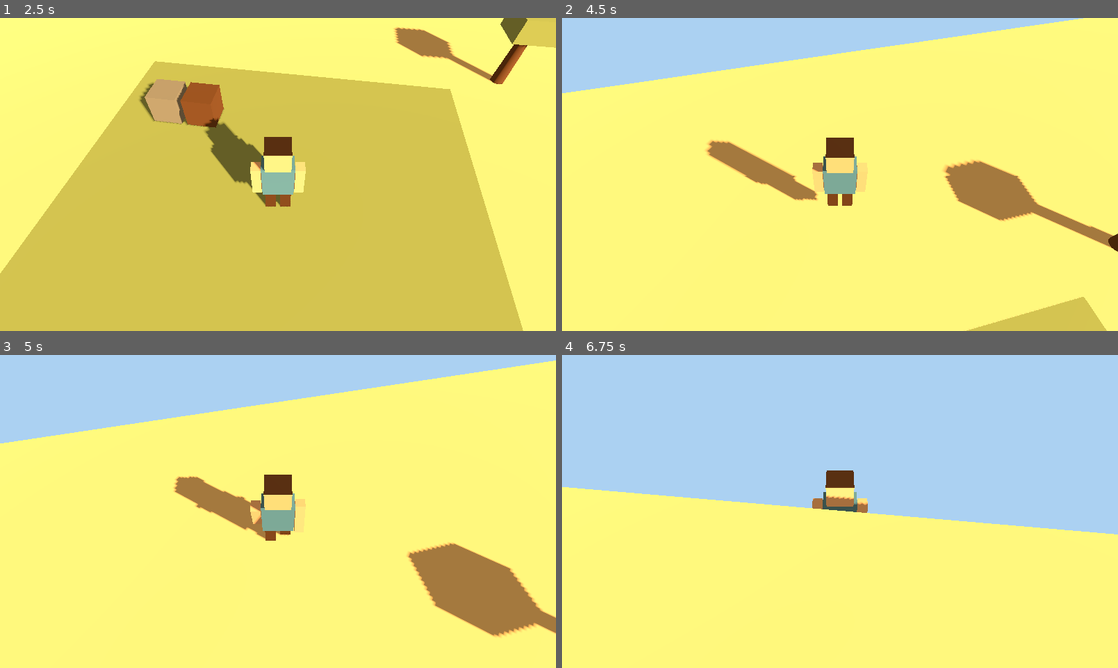
Above: before the commit, frames 1-4 (two rows, left to right).
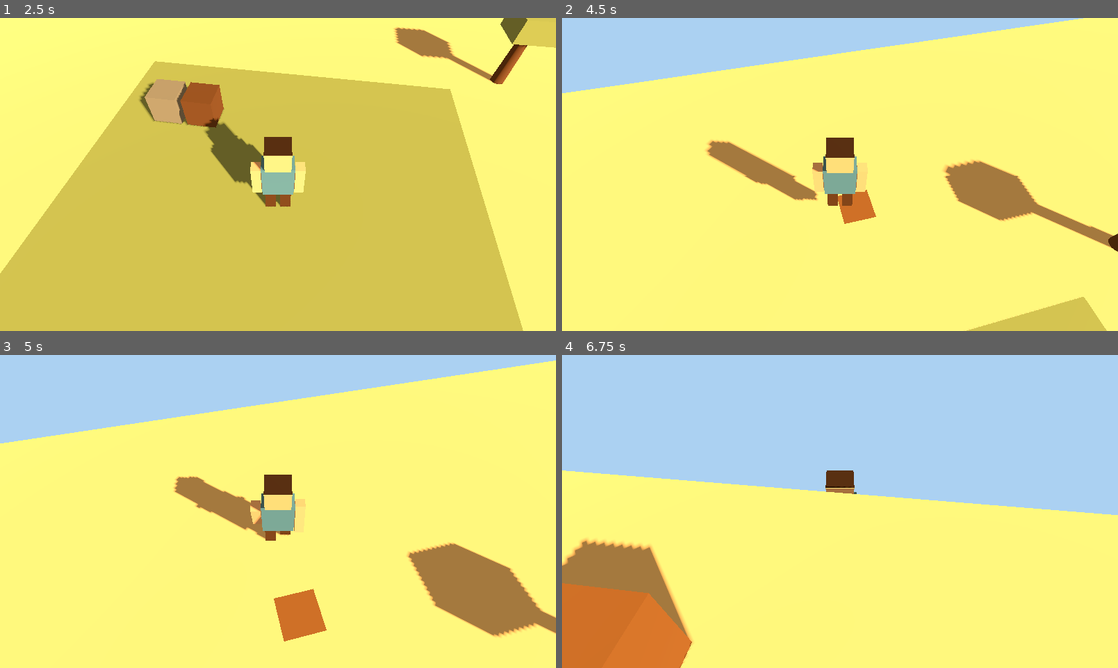
Above: after the commit, the same moments.

Repository: Luizgjunior/pequenosconstrutores
Game: Godot game, scene res://scenes/Main.tscn
The game is run twice, just before and just after one commit, with the same random seed, the same clock (stepped at 60 frames per second) and the same inputs.
Inputs (mouse positions are in pixels of both pictures, inside the frame that each line leads up to):
- Up to frame 1 (2.5 s): click "Novo Jogo" at 0.5 s; move the mouse to (305, 174) at 1.27 s; press the mouse at (305, 174) at 1.28 s; hold W (move_forward) from 1.28 s (still down); tap Space (jump) at 1.52, 2.27 s; right-click (305, 174) at 1.55 s; move the mouse to (250, 174) at 2.02 s; release the mouse at (250, 174) at 2.03 s; right-click (250, 174) at 2.1 s; click (250, 174) at 2.3 s
- Up to frame 2 (4.5 s): keep holding W (move_forward); move the mouse to (851, 168) at 2.77 s; press the mouse at (851, 168) at 2.78 s; right-click (851, 168) at 3.05 s; move the mouse to (834, 180) at 3.52 s; release the mouse at (834, 180) at 3.53 s; right-click (834, 180) at 3.6 s; tap Space (jump) at 3.77 s; click (834, 180) at 3.8 s; move the mouse to (878, 177) at 4.27 s; press the mouse at (878, 177) at 4.28 s
- Up to frame 3 (5 s): keep holding W (move_forward); tap Space (jump) at 4.52 s; right-click (316, 514) at 4.55 s
- Up to frame 4 (6.75 s): move the mouse to (795, 508) at 5.02 s; release the mouse at (795, 508) at 5.03 s; right-click (795, 508) at 5.1 s; tap Space (jump) at 5.27 s; click (795, 508) at 5.3 s; move the mouse to (845, 511) at 5.77 s; press the mouse at (845, 511) at 5.78 s; right-click (845, 511) at 6.05 s; move the mouse to (817, 505) at 6.52 s; release W (move_forward) at 6.53 s; release the mouse at (817, 505) at 6.53 s; hold D (move_right) from 6.53 s (still down); right-click (817, 505) at 6.6 s

Frame 1 is identical in both runs. In frame 2, 0.4% of the frame differs, in the area x 49-57%, y 54-66%; in frame 3, 1.1%; in frame 4, 14%, in the area x 0-100%, y 36-100%.

Commit message:
Adiciona sistema basico de blocos

Diff:
--- a/scenes/Game.tscn
+++ b/scenes/Game.tscn
@@ -1,8 +1,9 @@
-[gd_scene load_steps=4 format=3]
+[gd_scene load_steps=5 format=3]
 
 [ext_resource type="Script" path="res://scripts/Game.gd" id="1_game"]
 [ext_resource type="PackedScene" path="res://scenes/world/World.tscn" id="2_world"]
 [ext_resource type="PackedScene" path="res://scenes/player/Player.tscn" id="3_player"]
+[ext_resource type="Script" path="res://scripts/blocks/BlockBuilder.gd" id="4_block_builder"]
 
 [node name="Game" type="Node3D"]
 script = ExtResource("1_game")
@@ -11,3 +12,8 @@
 
 [node name="Player" parent="." instance=ExtResource("3_player")]
 transform = Transform3D(1, 0, 0, 0, 1, 0, 0, 0, 1, 0, 1.2, 6)
+
+[node name="BlockBuilder" type="Node3D" parent="."]
+script = ExtResource("4_block_builder")
+
+[node name="PlacedBlocks" type="Node3D" parent="BlockBuilder"]
--- /dev/null
+++ b/scripts/blocks/BlockBuilder.gd
@@ -0,0 +1,126 @@
+extends Node3D
+
+
+const BLOCK_SIZE := 1.0
+const GROUND_TOP_Y := 0.2
+const MAX_BUILD_DISTANCE := 18.0
+const BUILD_LIMIT := 16.0
+
+@onready var placed_blocks_root: Node3D = $PlacedBlocks
+
+var block_mesh := BoxMesh.new()
+var block_shape := BoxShape3D.new()
+var block_material := StandardMaterial3D.new()
+var player: CharacterBody3D
+var camera: Camera3D
+
+
+func _ready() -> void:
+	player = get_node_or_null("../Player") as CharacterBody3D
+	if player != null:
+		camera = player.get_node_or_null("CameraPivot/Camera3D") as Camera3D
+
+	block_mesh.size = Vector3.ONE * BLOCK_SIZE
+	block_shape.size = Vector3.ONE * BLOCK_SIZE
+	block_material.albedo_color = Color(0.45, 0.27, 0.12, 1)
+	block_material.roughness = 0.9
+
+
+func _unhandled_input(event: InputEvent) -> void:
+	if event.is_action_pressed("place_block"):
+		place_block_from_camera()
+		get_viewport().set_input_as_handled()
+	elif event.is_action_pressed("remove_block"):
+		remove_block_from_camera()
+		get_viewport().set_input_as_handled()
+
+
+func place_block_from_camera() -> void:
+	var hit := _raycast_from_camera()
+	if hit.is_empty():
+		return
+
+	var block_position := _get_place_position(hit)
+	if not _can_place_at(block_position):
+		return
+
+	var block := StaticBody3D.new()
+	block.name = "WoodBlock"
+	block.position = block_position
+	block.add_to_group("placed_blocks")
+
+	var collision := CollisionShape3D.new()
+	collision.shape = block_shape
+	block.add_child(collision)
+
+	var mesh_instance := MeshInstance3D.new()
+	mesh_instance.mesh = block_mesh
+	mesh_instance.material_override = block_material
+	block.add_child(mesh_instance)
+
+	placed_blocks_root.add_child(block)
+
+
+func remove_block_from_camera() -> void:
+	var hit := _raycast_from_camera()
+	if hit.is_empty():
+		return
+
+	var collider := hit.get("collider") as Node
+	if collider != null and collider.is_in_group("placed_blocks"):
+		collider.queue_free()
+
+
+func _raycast_from_camera() -> Dictionary:
+	if camera == null:
+		return {}
+
+	var viewport_size := get_viewport().get_visible_rect().size
+	var screen_center := viewport_size * 0.5
+	var ray_origin := camera.project_ray_origin(screen_center)
+	var ray_end := ray_origin + camera.project_ray_normal(screen_center) * MAX_BUILD_DISTANCE
+
+	var query := PhysicsRayQueryParameters3D.create(ray_origin, ray_end)
+	if player != null:
+		query.exclude = [player.get_rid()]
+
+	return get_world_3d().direct_space_state.intersect_ray(query)
+
+
+func _get_place_position(hit: Dictionary) -> Vector3:
+	var hit_position := hit["position"] as Vector3
+	var hit_normal := hit["normal"] as Vector3
+	var collider := hit["collider"] as Node
+	var target_position := hit_position
+
+	if collider != null and collider.is_in_group("placed_blocks") and collider is Node3D:
+		target_position = (collider as Node3D).global_position + hit_normal * BLOCK_SIZE
+
+	return _snap_to_block_grid(target_position)
+
+
+func _snap_to_block_grid(world_position: Vector3) -> Vector3:
+	var first_block_center_y := GROUND_TOP_Y + BLOCK_SIZE * 0.5
+	return Vector3(
+		round(world_position.x / BLOCK_SIZE) * BLOCK_SIZE,
+		first_block_center_y + round((world_position.y - first_block_center_y) / BLOCK_SIZE) * BLOCK_SIZE,
+		round(world_position.z / BLOCK_SIZE) * BLOCK_SIZE
+	)
+
+
+func _can_place_at(block_position: Vector3) -> bool:
+	if abs(block_position.x) > BUILD_LIMIT or abs(block_position.z) > BUILD_LIMIT:
+		return false
+
+	for block in placed_blocks_root.get_children():
+		if block is Node3D and block.position.distance_squared_to(block_position) < 0.01:
+			return false
+
+	if player != null:
+		var flat_distance := Vector2(player.global_position.x, player.global_position.z).distance_to(
+			Vector2(block_position.x, block_position.z)
+		)
+		if flat_distance < 1.1 and block_position.y < 1.3:
+			return false
+
+	return true
